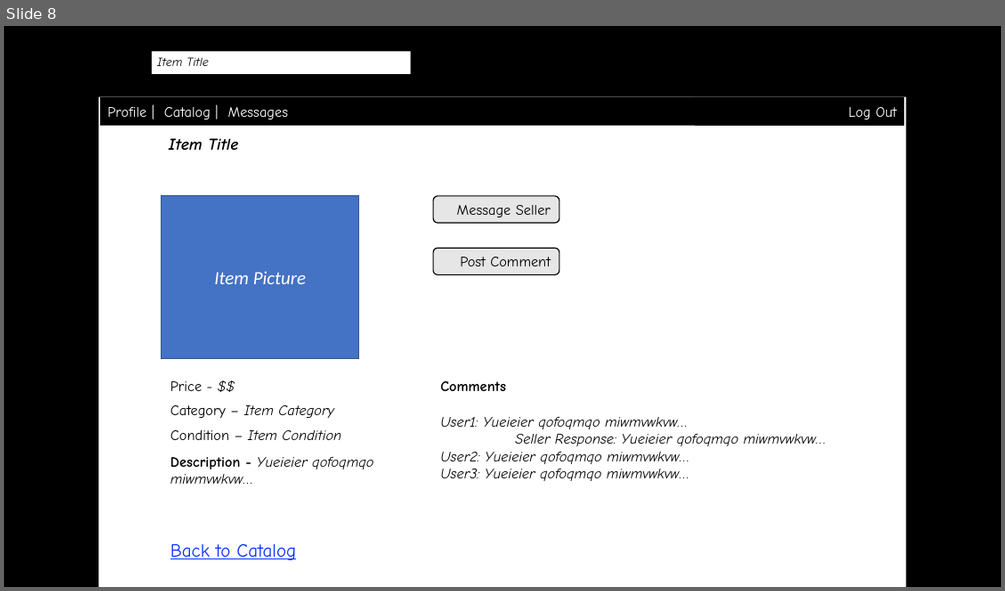
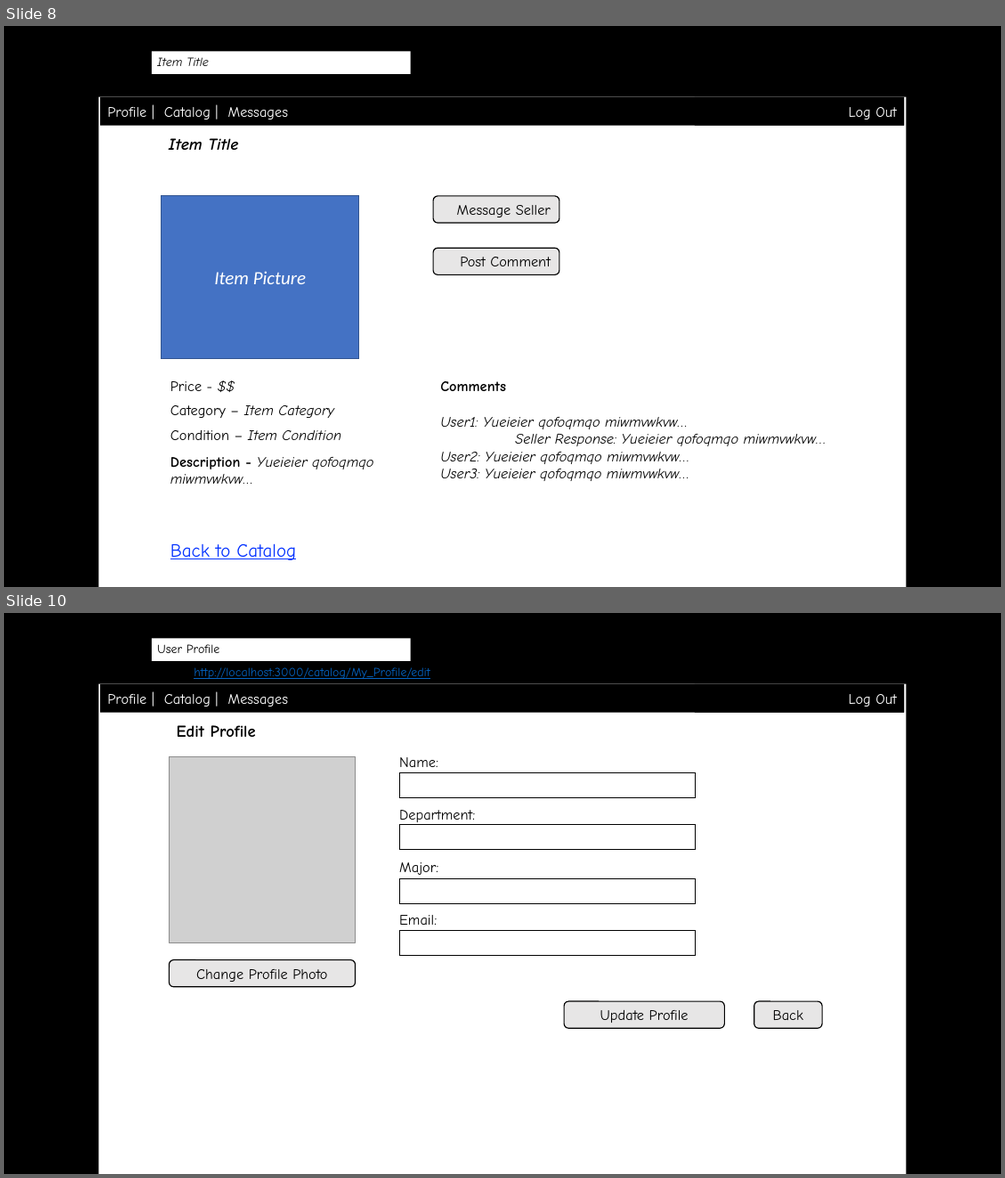
Before and after one commit to byllynho/SellBackMart, a slide deck: docs/wireframes/wireframes.pptx. Shown one above the other, each under a label of ours: slide 8 before the commit, slides 8 and 10 after it; the slides between them are not shown. The pictures are 1005x591 and 1005x1178 pixels, drawn with LibreOffice and Linux fonts; fonts in the diff are those of the drawing; grey boxes stand for pictures; background and template pictures are left out. Boxes give left, top, right and bottom in pixels: in the first picture for what was removed or moved away, otherwise in the second. Text is boxed around its words. In the diff, an @@ line names an element or a change of style, - is before the commit and + after.

```diff
--- a/docs/wireframes/wireframes.pptx
+++ b/docs/wireframes/wireframes.pptx
@@ slide 10 added at [4, 613, 1001, 1174], background picture (left out); not listed: 2 template elements that a slide beside it also shows @@
@@ text added at [157, 644, 220, 653], 12 pt, text #000000 @@
+User Profile
@@ rectangle added at [100, 684, 905, 713], fill #000000, 14 pt, text #FFFFFF @@
+Profile | Catalog | Messages
@@ text added at [194, 667, 429, 679], 12 pt, text #0563C1, underline @@
+http://localhost:3000/catalog/My_Profile/edit
@@ rectangle added at [695, 684, 905, 713], fill #000000, 14 pt, text #FFFFFF @@
+Log Out
@@ text added at [177, 725, 256, 737], 16 pt, text #000000, bold @@
+Edit Profile
@@ picture added at [170, 756, 356, 943] @@
@@ text added at [399, 757, 475, 925], 14 pt, text #000000 @@
+Name:
+Department:
+Major:
+Email:
@@ rectangle added at [399, 772, 695, 798], outline #000000 0.75 pt @@
@@ rectangle added at [399, 825, 695, 850], outline #000000 0.75 pt @@
@@ rectangle added at [399, 878, 695, 904], outline #000000 0.75 pt @@
@@ rectangle added at [399, 931, 695, 957], outline #000000 0.75 pt @@
@@ rounded rectangle added at [170, 960, 356, 987], fill #E7E6E6, outline #000000 1 pt, 14 pt, text #000000 @@
+Change Profile Photo
@@ rounded rectangle added at [564, 1001, 725, 1028], fill #E7E6E6, outline #000000 1 pt, 14 pt, text #000000 @@
+Update Profile
@@ rounded rectangle added at [754, 1001, 822, 1028], fill #E7E6E6, outline #000000 1 pt, 14 pt, text #000000 @@
+Back
```
Also in this commit, not shown: 2 other slides added.
